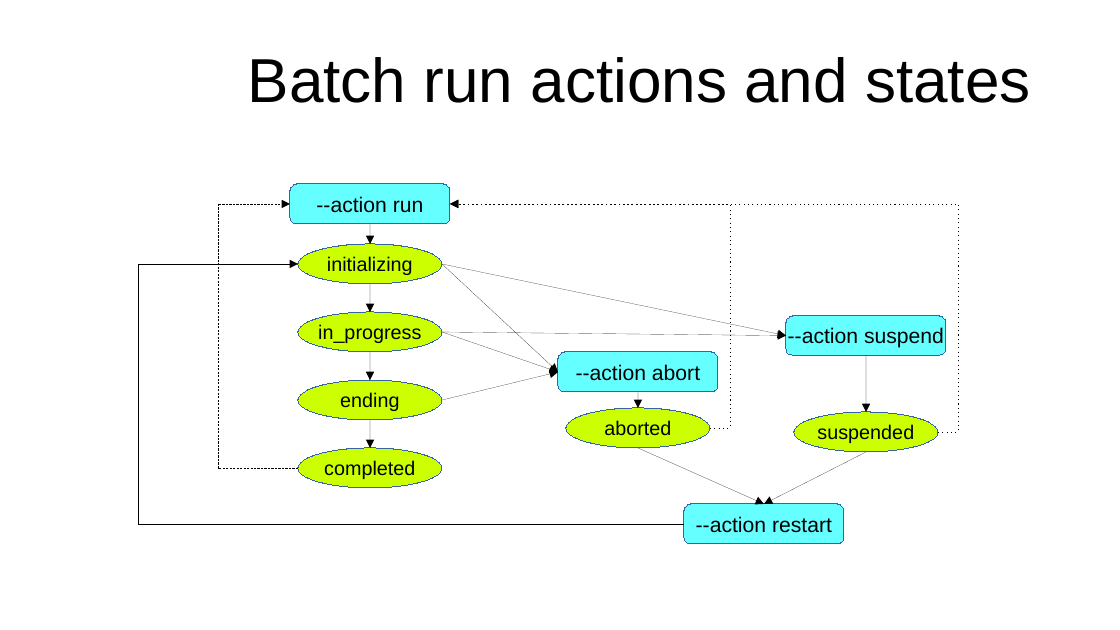
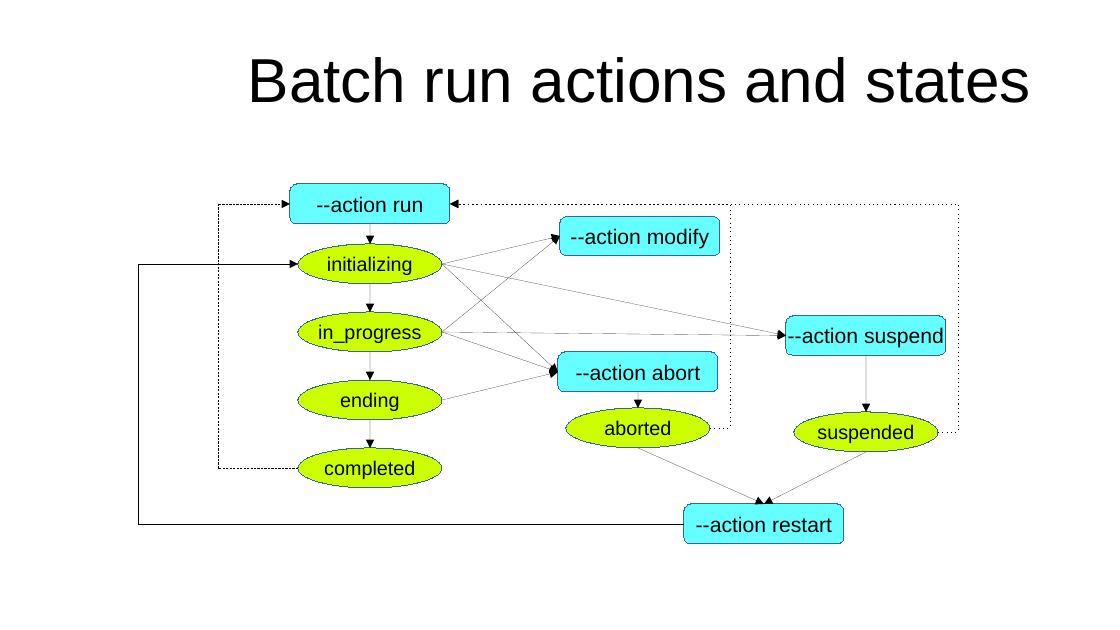
Before and after one commit to dalibo/data2pg, a slide deck: slide 4 of doc/graphic_sources.odp. Drawn at 1120x630 pixels with LibreOffice and Linux fonts; fonts in the diff are those of the drawing. Boxes give left, top, right and bottom in pixels: in the first picture for what was removed or moved away, otherwise in the second. Text is boxed around its words. In the diff, an @@ line names an element or a change of style, - is before the commit and + after.

```diff
--- a/doc/graphic_sources.odp
+++ b/doc/graphic_sources.odp
@@ arrow added from (442, 264) to (560, 236), #000000 0 pt @@
@@ arrow added from (442, 332) to (560, 236), #000000 0 pt @@
@@ rounded rectangle added at (x1=560, y1=216, x2=720, y2=256), fill #66FFFF, outline #3465A4 0 pt, 15 pt, text #000000 @@
+--action modify
```
Also in this commit, not shown: 3 other files.
